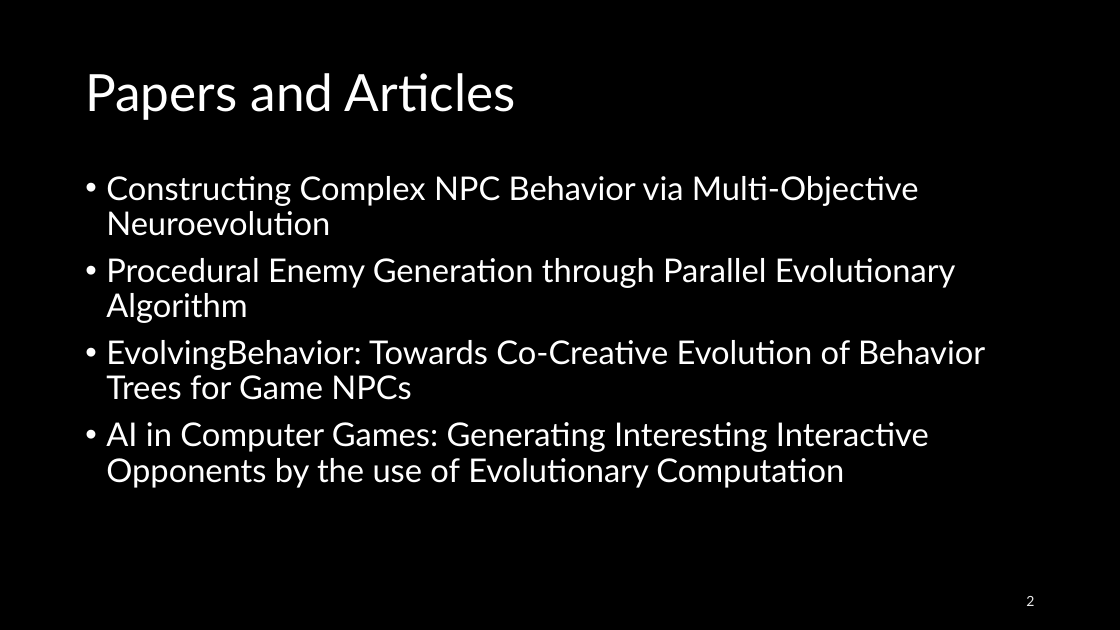
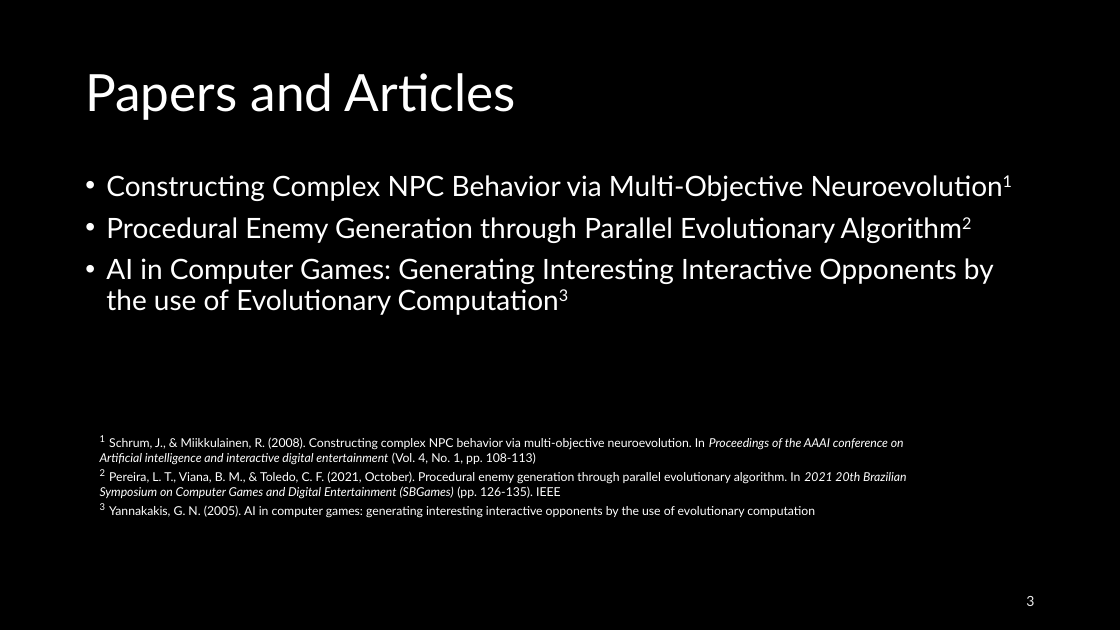
Before and after one commit to Raamxie/BGEN, a slide deck: slide 3 of Automatic generation of enemies in a survival computer.pptx (slide 2 before the commit). Drawn at 1120x630 pixels with LibreOffice and Linux fonts; fonts in the diff are those of the drawing. Boxes give left, top, right and bottom in pixels: in the first picture for what was removed or moved away, otherwise in the second. Text is boxed around its words. In the diff, an @@ line names an element or a change of style, - is before the commit and + after.

Commit message:
update presentation

```diff
--- a/Automatic generation of enemies in a survival computer.pptx
+++ b/Automatic generation of enemies in a survival computer.pptx
@@ text at (106, 175, 994, 315): text changed; size 28 to 24 pt @@
-• Constructing Complex NPC Behavior via Multi-Objective Neuroevolution
-• Procedural Enemy Generation through Parallel Evolutionary Algorithm
-• EvolvingBehavior: Towards Co-Creative Evolution of Behavior Trees for Game NPCs
-• AI in Computer Games: Generating Interesting Interactive Opponents by the use of Evolutionary Computation
+• Constructing Complex NPC Behavior via Multi-Objective Neuroevolution1
+• Procedural Enemy Generation through Parallel Evolutionary Algorithm2
+• AI in Computer Games: Generating Interesting Interactive Opponents by the use of Evolutionary Computation3
@@ text added at (100, 435, 906, 518), 10.5 pt, text #FFFFFF @@
+1 Schrum, J., & Miikkulainen, R. (2008). Constructing complex NPC behavior via multi-objective neuroevolution. In Proceedings of the AAAI conference on Artificial intelligence and interactive digital entertainment (Vol. 4, No. 1, pp. 108-113)
+2 Pereira, L. T., Viana, B. M., & Toledo, C. F. (2021, October). Procedural enemy generation through parallel evolutionary algorithm. In 2021 20th Brazilian Symposium on Computer Games and Digital Entertainment (SBGames) (pp. 126-135). IEEE
+3 Yannakakis, G. N. (2005). AI in computer games: generating interesting interactive opponents by the use of evolutionary computation
@@ page number at (1026, 596, 1034, 606): text changed @@
-2
+3
```
Also in this commit, not shown: 5 other slides changed, 6 slides added, 1 slide removed, 9 other files.
